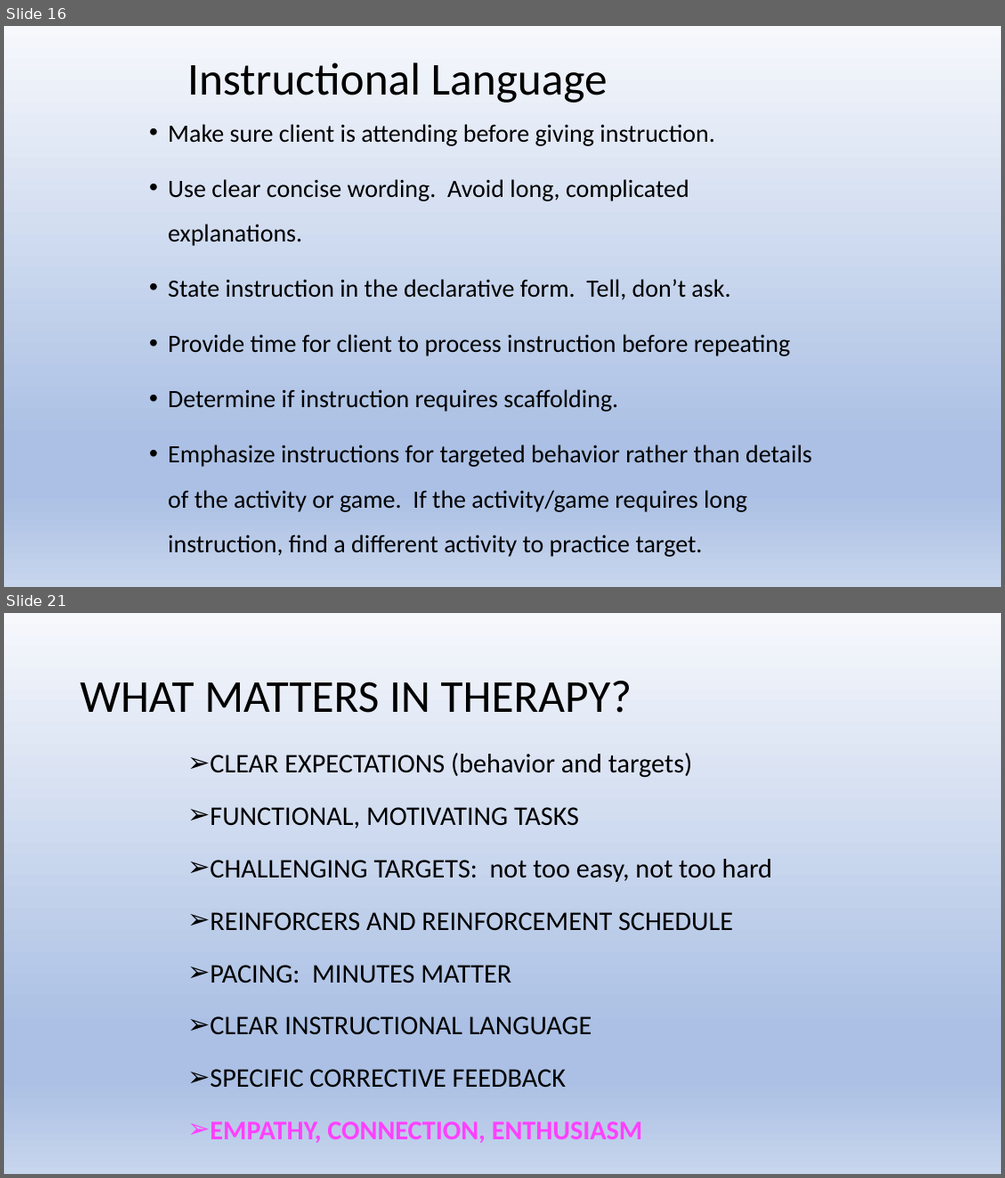
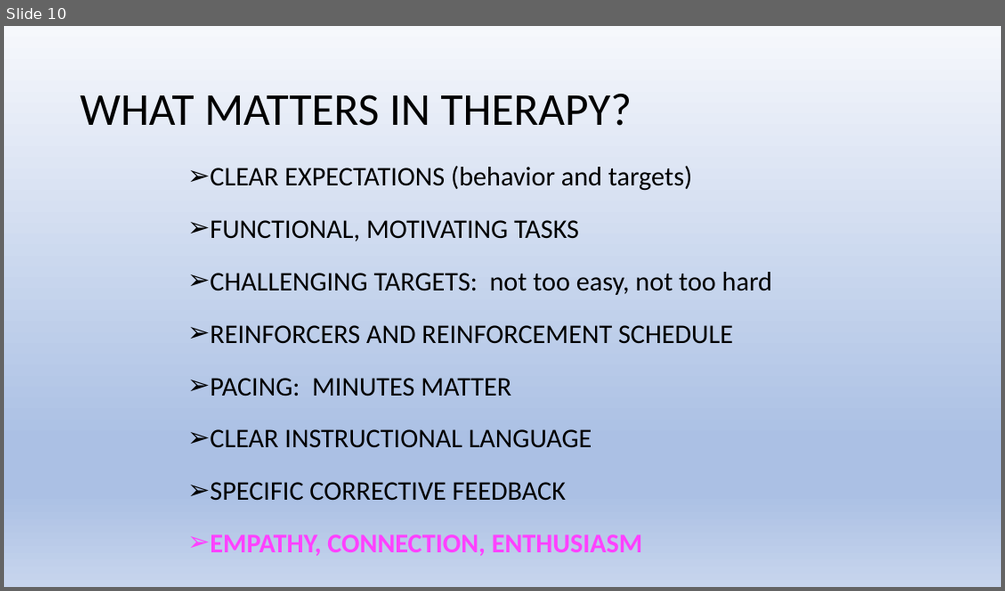
Before and after one commit to Jim-Wright90/cds431_sp22, a slide deck: slides/cds431_week10.pptx. Shown one above the other, each under a label of ours: slides 16 and 21 before the commit, slide 10 after it; the slides between them are not shown. The pictures are 1005x1178 and 1005x591 pixels, drawn with LibreOffice and Linux fonts; fonts in the diff are those of the drawing. Boxes give left, top, right and bottom in pixels: in the first picture for what was removed or moved away, otherwise in the second. Text is boxed around its words. In the diff, an @@ line names an element or a change of style, - is before the commit and + after.

```diff
--- a/slides/cds431_week10.pptx
+++ b/slides/cds431_week10.pptx
@@ slide 16 removed at box(4, 26, 1001, 587), background gradient #F6F8FC to #ABC0E4 to #C7D5ED @@
@@ title removed at box(187, 62, 607, 103) @@
-Instructional Language
@@ text removed at box(168, 124, 812, 556) @@
-• Make sure client is attending before giving instruction.
-• Use clear concise wording. Avoid long, complicated explanations.
-• State instruction in the declarative form. Tell, don’t ask.
-• Provide time for client to process instruction before repeating
-• Determine if instruction requires scaffolding.
-• Emphasize instructions for targeted behavior rather than details of the activity or game. If the activity/game requires long instruction, find a different activity to practice target.
-• Provide specific, corrective feedback
@@ what was slide 21 is now slide 10 @@
```
Also in this commit, not shown: 6 slides changed, 10 other slides removed, 2 other files.
